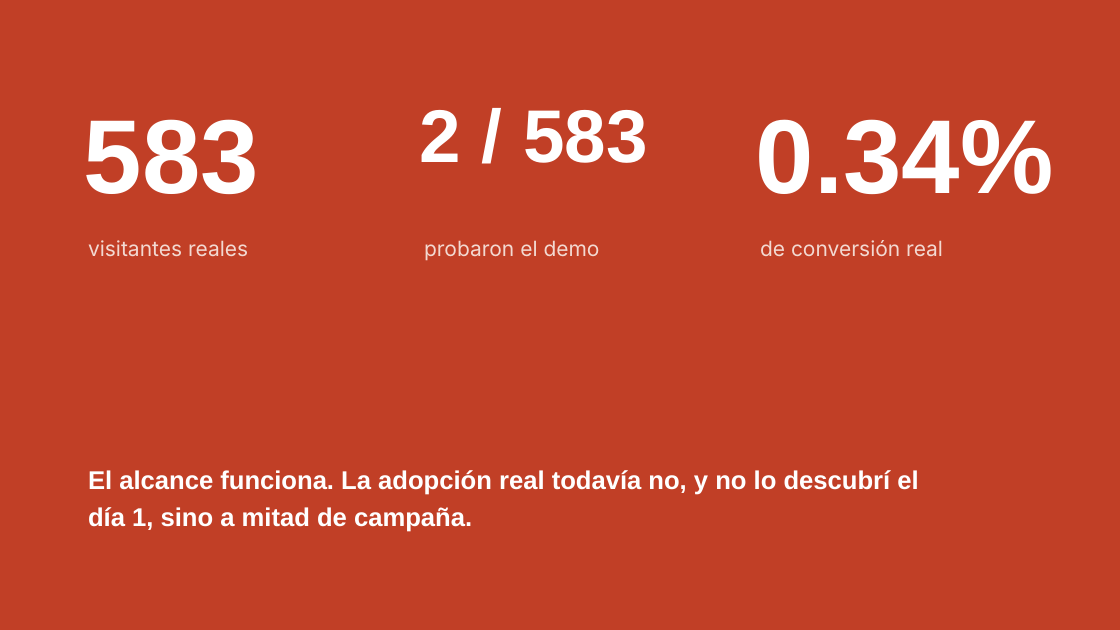
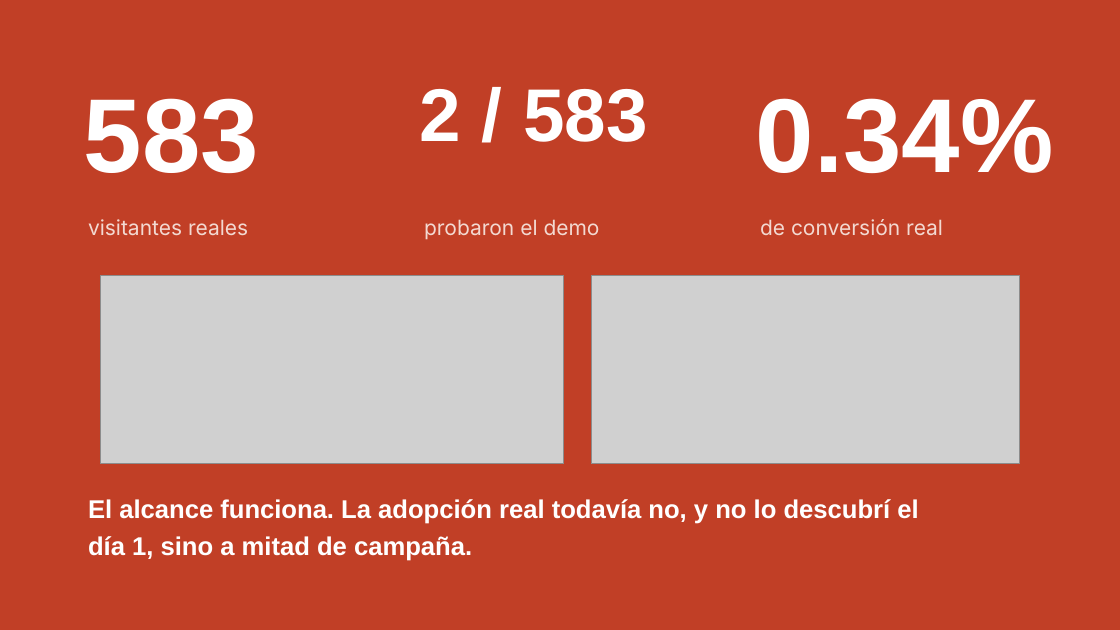
Before and after one commit to claudiafalcon/nahui, a slide deck: slide 6 of evidence/2026-08-22-demo-day/Nahui - Pitch Demo Day.pptx. Drawn at 1120x630 pixels with LibreOffice and Linux fonts; fonts in the diff are those of the drawing; grey boxes stand for pictures. Boxes give left, top, right and bottom in pixels: in the first picture for what was removed or moved away, otherwise in the second. Text is boxed around its words. In the diff, an @@ line names an element or a change of style, - is before the commit and + after.

Commit message:
fix(demo-day): add real Vercel evidence to campaign results slide
Slide 6 now shows the actual traffic chart (583 visitors over the
campaign window) and the demo funnel events breakdown, cropped from
the real Vercel Analytics screenshots, instead of numbers alone.

```diff
--- a/evidence/2026-08-22-demo-day/Nahui - Pitch Demo Day.pptx
+++ b/evidence/2026-08-22-demo-day/Nahui - Pitch Demo Day.pptx
@@ 6 texts: place and size @@
-6 texts at bbox=[84, 110, 1054, 261]
+6 texts at bbox=[84, 89, 1054, 240]
@@ picture added at bbox=[101, 276, 564, 464] @@
@@ picture added at bbox=[592, 276, 1020, 464] @@
@@ text "El alcance funciona. La adopción ...": place and size @@
-text "El alcance funciona. La adopción ..." at bbox=[88, 470, 918, 532]
+text "El alcance funciona. La adopción ..." at bbox=[88, 499, 918, 561]
```
Also in this commit, not shown: 5 other files.
